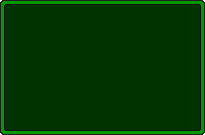
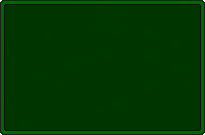
Comparing the layer stacks of the two 205x135 images. Changes:
added group "Sparks" with 3 layers above "Lining" over <box>1,1,204,134</box>
showed "Noise" over <box>1,1,204,134</box>
showed group "Normal" (2 layers) over <box>1,1,204,134</box>
hid group "Hover" (2 layers) over <box>1,1,204,134</box>
hid group "Disabled" (2 layers) over <box>1,1,204,134</box>
hid group "Focused" (2 layers) over <box>1,1,204,134</box>
